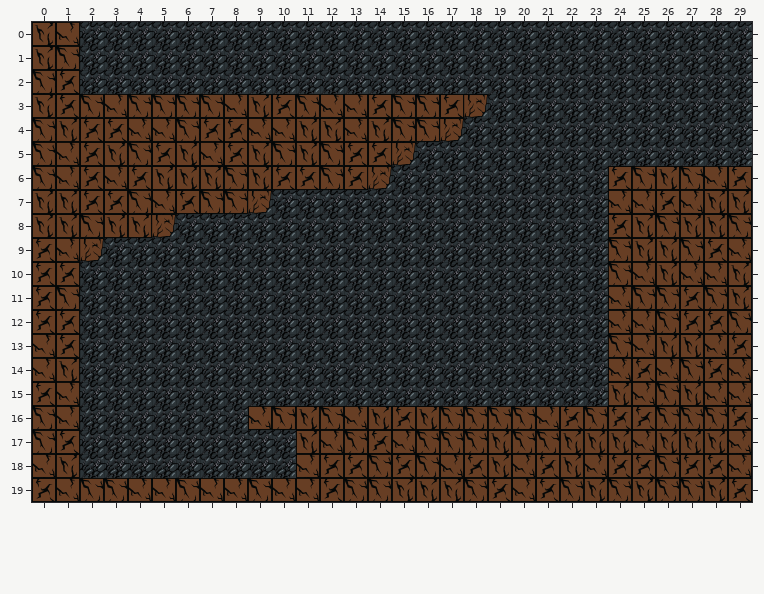
Tiled map -- assets/tileTest.tmx. That is the earlier state.
Cells are 50x50 px. Shown: x 0..29, y 0..19. Tiles whose own drawing changed are shown in their newer look in all pictures.
The result:
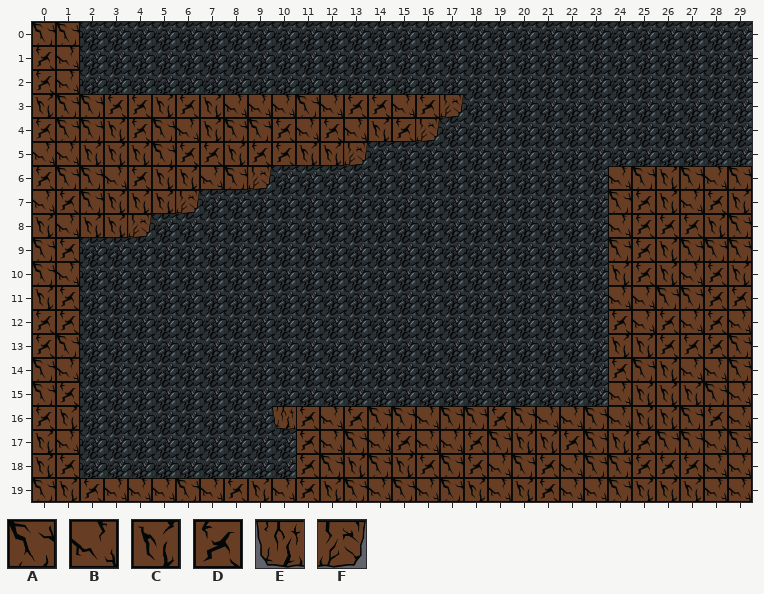
Key: from "rockSheet": A 0, B 1, C 3, D 4, E 6, F 7.
_ is an empty cell, . an unchanged one.
What changed:
--- layer "tiles"
@@ x 0..29 @@
- 0 CB............................
- 1 CA............................
- 2 AD............................
- 3 .D.BAAAA.CD..B.AADF...........
- 4 ACDDBBADDBBCC..AAF............
- 5 A.D.ADCBDCA.ADDF..............
- 6 ABD....C.CDDADF.........D....D
- 7 CCDDABDAAF..............BBD.C.
- 8 .CA.CF..................DCAC..
- 9 DBF......................C..DB
-10 DD......................AB..B.
-11 DA.......................A.DAC
-12 ........................B.AD.A
-13 BD......................ABCCBD
-14 BC......................BDBADB
-15 DB......................CBA.B.
-16 AB.......BACABCDC..A..D.DDA.AD
-17 AD.........C..DBAAACAACC.BCCCB
-18 BC.........BDD.DAB.CB.CBD.A.D.
-19 DBAA....BA.BD.ACCCADB.AC..AACD
+ 0 AA............................
+ 1 DB............................
+ 2 DB............................
+ 3 .A.DDCDC.BB..D.BDF_...........
+ 4 DAACDABCAADBD..DF_............
+ 5 B.C.CADDCDD.CF__..............
+ 6 DAA....B.F_____.........B....A
+ 7 BDACCCF___..............ADC.D.
+ 8 .BC.F_..................BDDD..
+ 9 AD_......................D..AA
+10 AB......................CD..D.
+11 CD.......................B.ADD
+12 ........................D.DB.B
+13 DA......................CCDDDA
+14 AB......................DACBBA
+15 AD......................BCC.A.
+16 DC......._EDBDAAB..D..B.BCC.DB
+17 CB.........D..BDBBDACCDA.DAABA
+18 CD.........DAC.CDA.BA.BAA.D.B.
+19 ACDB....DC.DC.BABACBC.BB..CCBB
Pixel boxes of the changes (left, top, right, bottom) in both pictures:
changed: (32, 22, 752, 502)
